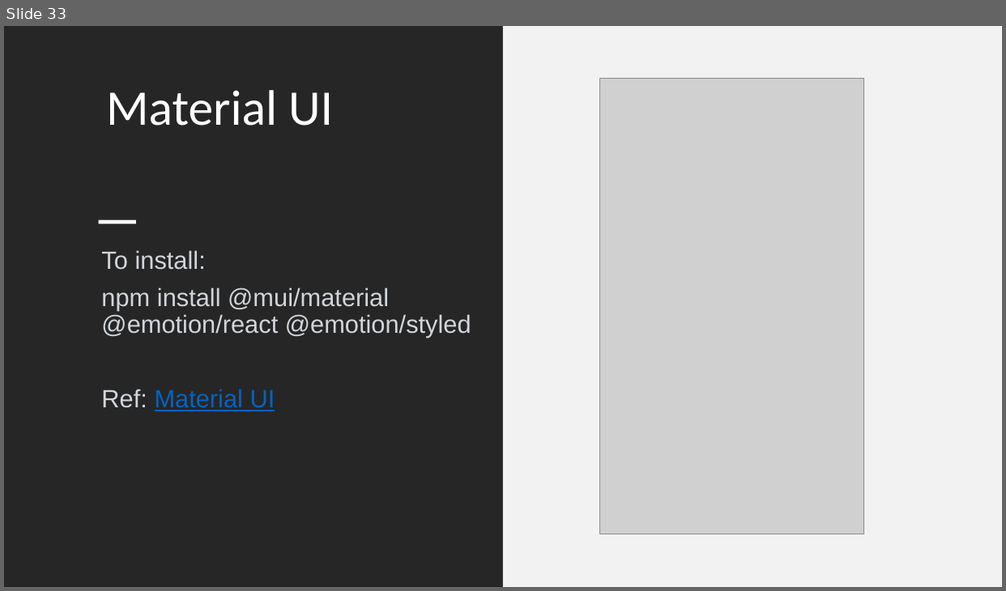
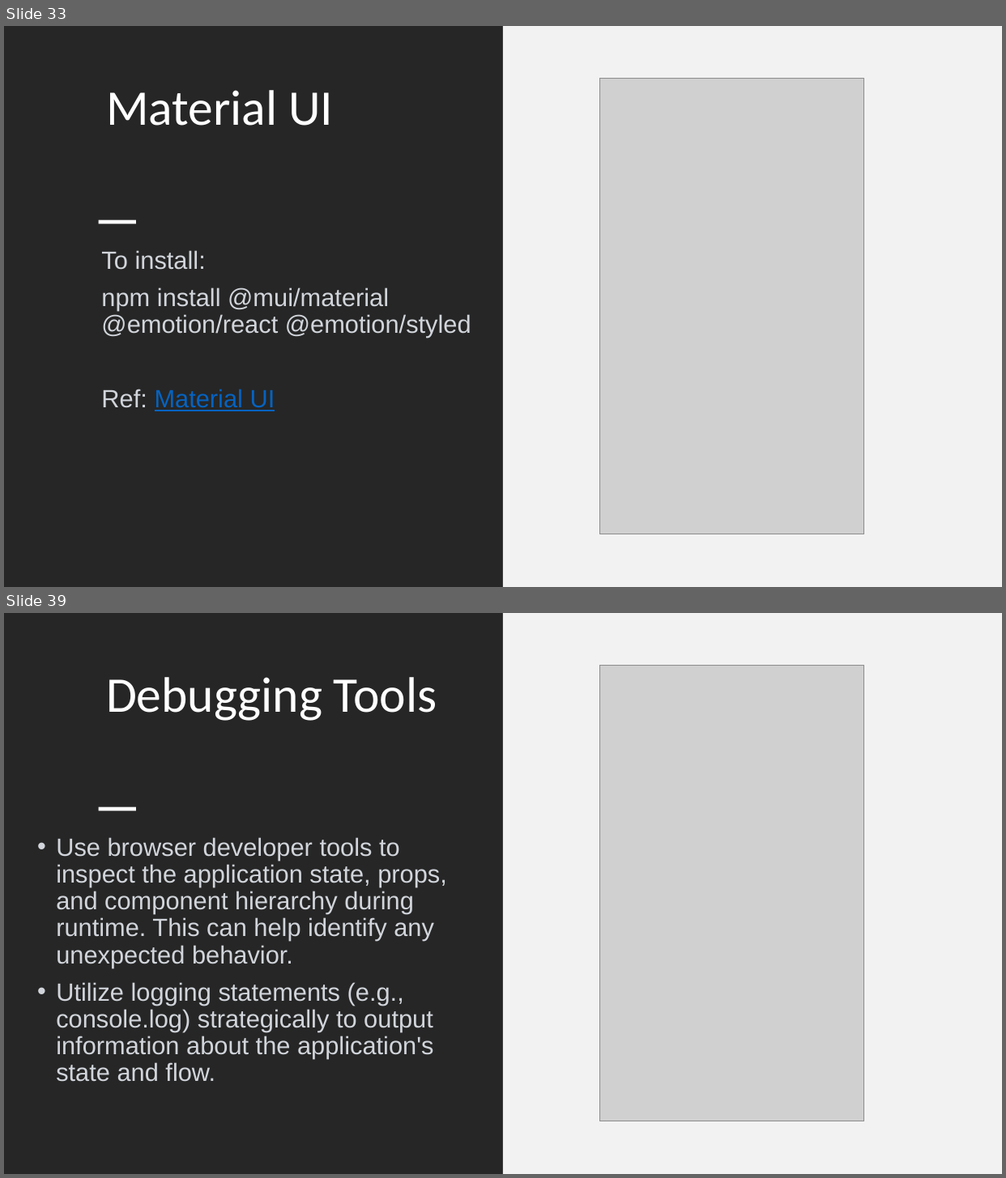
Before and after one commit to SivaPrasannaS/skg, a slide deck: react/study_materials/React.pptx. Shown one above the other, each under a label of ours: slide 33 before the commit, slides 33 and 39 after it; the slides between them are not shown. The pictures are 1006x591 and 1006x1178 pixels, drawn with LibreOffice and Linux fonts; fonts in the diff are those of the drawing; grey boxes stand for pictures. Boxes give left, top, right and bottom in pixels: in the first picture for what was removed or moved away, otherwise in the second. Text is boxed around its words. In the diff, an @@ line names an element or a change of style, - is before the commit and + after.

```diff
--- a/react/study_materials/React.pptx
+++ b/react/study_materials/React.pptx
@@ slide 39 added at (4,613,1002,1174), background #FFFFFF @@
@@ rectangle added at (4,613,503,1174), fill #262626 @@
@@ rectangle added at (503,613,1002,1174), fill #F2F2F2 @@
@@ title added at (106,677,437,721), 48 pt, text #FFFFFF @@
+Debugging Tools
@@ picture added at (600,666,865,1122) @@
@@ rectangle added at (98,807,136,811), fill #FFFFFF @@
@@ text added at (56,837,447,1082), 24 pt, text #D1D5DB @@
+• Use browser developer tools to inspect the application state, props, and component hierarchy during runtime. This can help identify any unexpected behavior.
+• Utilize logging statements (e.g., console.log) strategically to output information about the application's state and flow.
```
Also in this commit, not shown: 9 other slides added, 7 other files.
